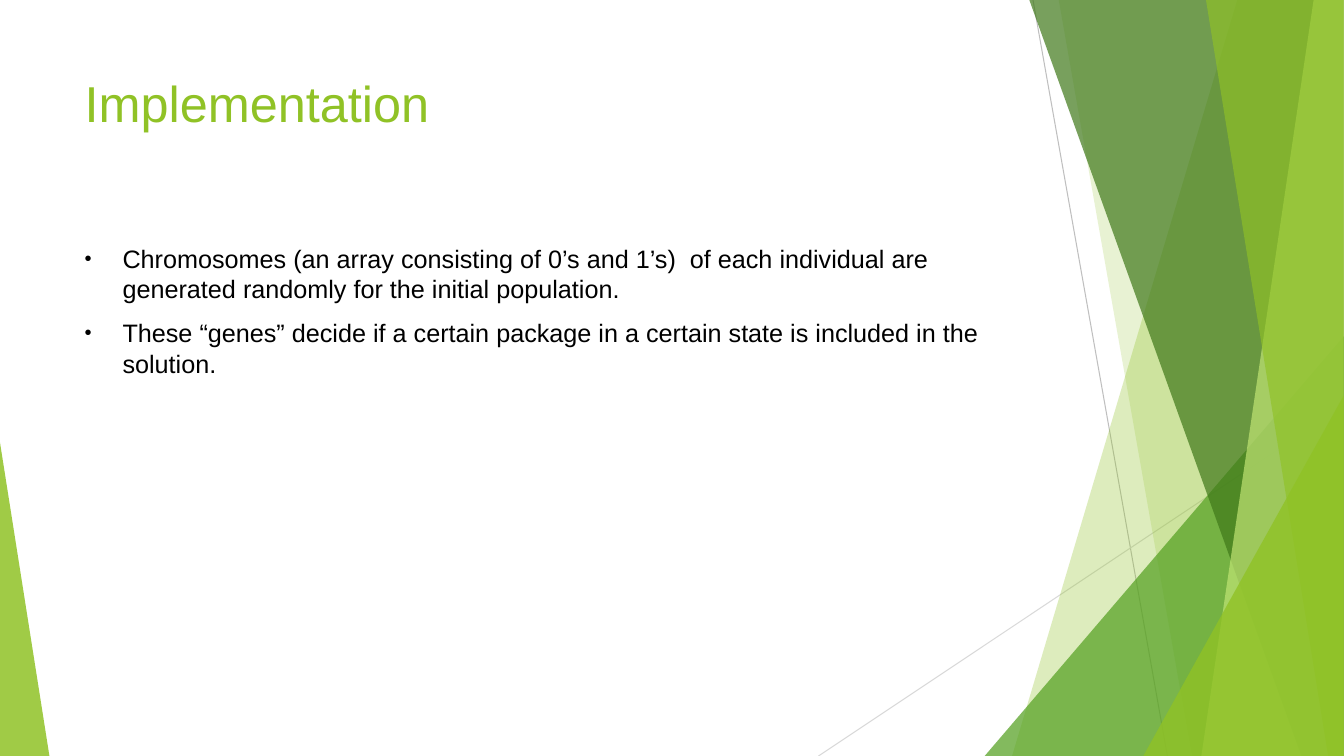
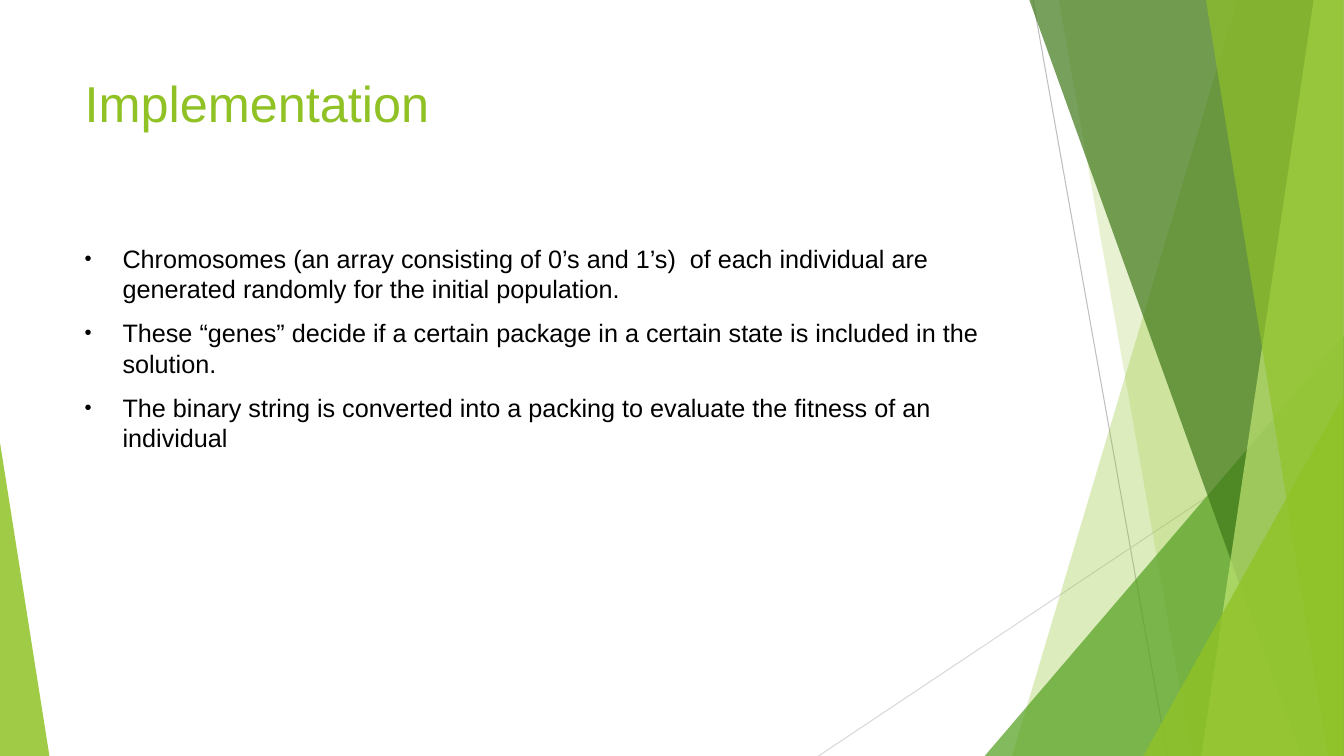
Before and after one commit to swengeler/PP3, a slide deck: slide 14 of Report, presentation and related stuff/Knapsack_problem.pptx (slide 11 before the commit). Drawn at 1344x756 pixels with LibreOffice and Linux fonts; fonts in the diff are those of the drawing. Boxes give left, top, right and bottom in pixels: in the first picture for what was removed or moved away, otherwise in the second. Text is boxed around its words. In the diff, an @@ line names an element or a change of style, - is before the commit and + after.

```diff
--- a/Report, presentation and related stuff/Knapsack_problem.pptx
+++ b/Report, presentation and related stuff/Knapsack_problem.pptx
@@ text at [123,398,930,448]: paragraph added @@
+• The binary string is converted into a packing to evaluate the fitness of an individual
```
Also in this commit, not shown: 6 other slides changed, 4 slides added, 2 slides removed.
